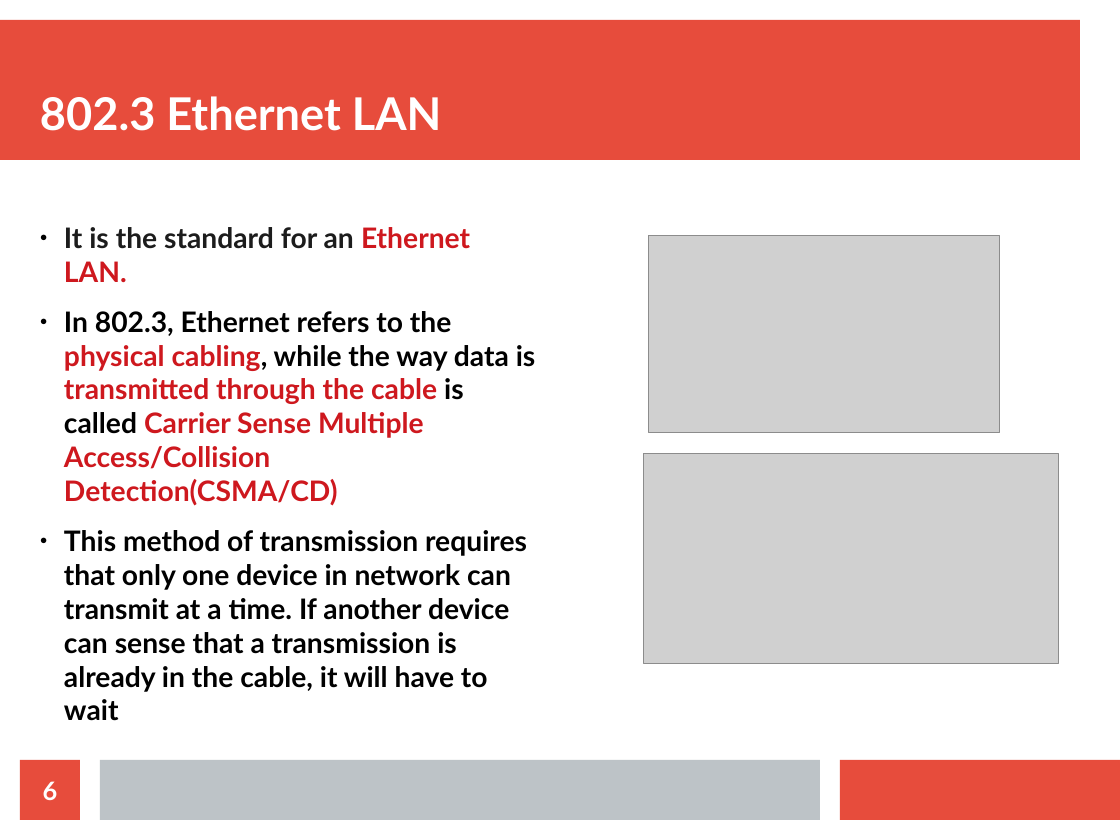
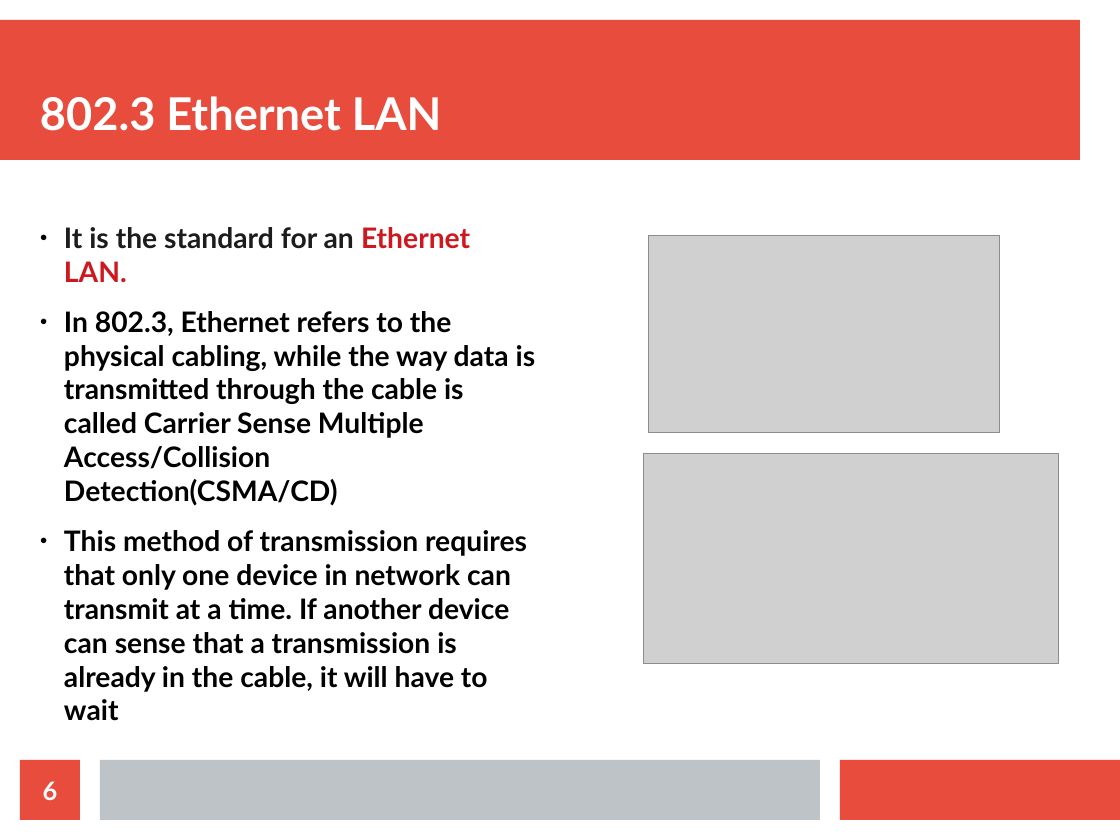
Before and after one commit to sunil11101/CN_Presentation_Section_C, a slide deck: slide 6 of CN PRESENTATION.odp. Drawn at 1120x840 pixels with LibreOffice and Linux fonts; fonts in the diff are those of the drawing; grey boxes stand for pictures. Boxes give left, top, right and bottom in pixels: in the first picture for what was removed or moved away, otherwise in the second. Text is boxed around its words. In the diff, an @@ line names an element or a change of style, - is before the commit and + after.

```diff
--- a/CN PRESENTATION.odp
+++ b/CN PRESENTATION.odp
@@ text at (x1=64, y1=311, x2=536, y2=506): text colour #CE181E to #000000 in "physical cabling, transmitted through the cable Carrier ..." @@
```
Also in this commit, not shown: 13 slides removed.
